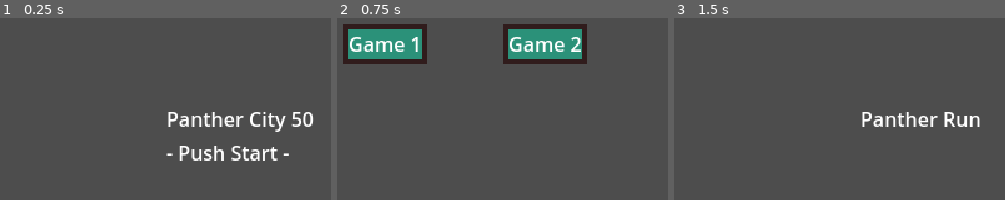
Above: before the commit, frames 1-3 (left to right).
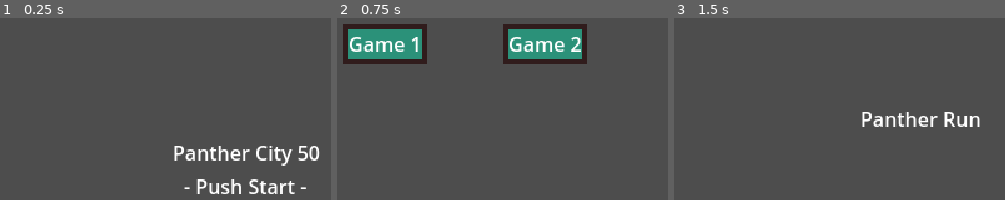
Above: after the commit, the same moments.

Repository: Panther-City-Game-Guild/PantherCity50
Game: Godot game, scene res://BaseGame/Scenes/Title.tscn
The game is run twice, just before and just after one commit, with the same random seed, the same clock (stepped at 60 frames per second) and the same inputs. Before the commit the project starts from res://BaseGame/Scene/Title.tscn.
Inputs (mouse positions are in pixels of both pictures, inside the frame that each line leads up to):
- Up to frame 1 (0.25 s): no input
- Up to frame 2 (0.75 s): tap Enter (ui_accept) at 0.5, 0.6 s; move the mouse to (outside the picture) at 0.52 s; click (outside the picture) at 0.67 s
- Up to frame 3 (1.5 s): tap Enter (ui_accept) at 0.77, 1.07, 1.25, 1.35 s; move the mouse to (720, 43) at 1.27 s; click (720, 43) at 1.42 s

The runs differ from the first frame. In frame 1, 5.1% of the frame differs, in the area x 50-97%, y 51-97%; in frame 2, nothing differs; in frame 3, nothing differs.

Commit message:
Added settings manager
Added scene and settings manager.
Alt + O will open settings manager
Click X to close settings and save
Press ESC to close settings and save

Diff:
--- a/panther-city-50/BaseGame/Scene/Title.tscn
+++ /dev/null
@@ -1,22 +0,0 @@
-[gd_scene load_steps=2 format=3 uid="uid://dqhcf7vrbp4m"]
-
-[ext_resource type="Script" path="res://BaseGame/Scene/title.gd" id="1_80vbv"]
-
-[node name="Title" type="Node2D"]
-script = ExtResource("1_80vbv")
-
-[node name="VBoxContainer" type="VBoxContainer" parent="."]
-offset_left = 256.0
-offset_top = 128.0
-offset_right = 374.0
-offset_bottom = 178.0
-size_flags_horizontal = 4
-alignment = 1
-
-[node name="Title" type="Label" parent="VBoxContainer"]
-layout_mode = 2
-text = "Panther City 50"
-
-[node name="Label" type="Label" parent="VBoxContainer"]
-layout_mode = 2
-text = "- Push Start -"
--- /dev/null
+++ b/panther-city-50/BaseGame/Scenes/Title.tscn
@@ -0,0 +1,45 @@
+[gd_scene load_steps=2 format=3 uid="uid://dqhcf7vrbp4m"]
+
+[ext_resource type="Script" path="res://BaseGame/Scripts/title.gd" id="1_80vbv"]
+
+[node name="Title" type="Node2D"]
+script = ExtResource("1_80vbv")
+
+[node name="Control" type="Control" parent="."]
+layout_mode = 3
+anchors_preset = 15
+anchor_right = 1.0
+anchor_bottom = 1.0
+offset_right = 640.0
+offset_bottom = 360.0
+grow_horizontal = 2
+grow_vertical = 2
+size_flags_horizontal = 3
+size_flags_vertical = 3
+
+[node name="VBoxContainer" type="VBoxContainer" parent="Control"]
+layout_mode = 1
+anchors_preset = 8
+anchor_left = 0.5
+anchor_top = 0.5
+anchor_right = 0.5
+anchor_bottom = 0.5
+offset_left = -59.0
+offset_top = -25.0
+offset_right = 59.0
+offset_bottom = 25.0
+grow_horizontal = 2
+grow_vertical = 2
+size_flags_horizontal = 6
+size_flags_vertical = 6
+
+[node name="Title" type="Label" parent="Control/VBoxContainer"]
+layout_mode = 2
+text = "Panther City 50"
+horizontal_alignment = 1
+
+[node name="Label" type="Label" parent="Control/VBoxContainer"]
+layout_mode = 2
+text = "- Push Start -"
+horizontal_alignment = 1
+vertical_alignment = 1
--- a/panther-city-50/BaseGame/Scene/game_icon.tscn
+++ b/panther-city-50/BaseGame/Scenes/game_icon.tscn
@@ -1,6 +1,6 @@
 [gd_scene load_steps=3 format=3 uid="uid://cpv30ys7cri18"]
 
-[ext_resource type="Script" path="res://BaseGame/Scene/game_icon.gd" id="1_kcomn"]
+[ext_resource type="Script" path="res://BaseGame/Scripts/game_icon.gd" id="1_kcomn"]
 
 [sub_resource type="StyleBoxFlat" id="StyleBoxFlat_2swse"]
 bg_color = Color(0.167226, 0.567448, 0.472763, 1)
--- a/panther-city-50/BaseGame/Scene/game_selection.tscn
+++ b/panther-city-50/BaseGame/Scenes/game_selection.tscn
@@ -1,7 +1,7 @@
 [gd_scene load_steps=5 format=3 uid="uid://c3jgspcs6f2hh"]
 
-[ext_resource type="Script" path="res://BaseGame/Scene/game_selection.gd" id="1_o5o45"]
-[ext_resource type="PackedScene" uid="uid://cpv30ys7cri18" path="res://BaseGame/Scene/game_icon.tscn" id="2_gmh68"]
+[ext_resource type="Script" path="res://BaseGame/Scripts/game_selection.gd" id="1_o5o45"]
+[ext_resource type="PackedScene" uid="uid://cpv30ys7cri18" path="res://BaseGame/Scenes/game_icon.tscn" id="2_gmh68"]
 [ext_resource type="PackedScene" uid="uid://bxm83yrjwjamq" path="res://PantherRun/PantherRunTitle.tscn" id="3_dduoo"]
 [ext_resource type="PackedScene" uid="uid://bnah6d37dam5s" path="res://PanterEscapeFromZoo/PantherEscapeTitle.tscn" id="4_7204n"]
 
--- /dev/null
+++ b/panther-city-50/BaseGame/Scenes/scene_manager.tscn
@@ -0,0 +1,14 @@
+[gd_scene load_steps=4 format=3 uid="uid://d0vtyibse6166"]
+
+[ext_resource type="Script" path="res://BaseGame/Scripts/scene_manager.gd" id="1_2pxw6"]
+[ext_resource type="PackedScene" uid="uid://dki3fjlqnltpg" path="res://BaseGame/Scenes/settings_manager.tscn" id="1_6aohf"]
+[ext_resource type="PackedScene" uid="uid://c3jgspcs6f2hh" path="res://BaseGame/Scenes/game_selection.tscn" id="2_0b68w"]
+
+[node name="SceneManager" type="Node"]
+script = ExtResource("1_2pxw6")
+
+[node name="SettingsManager" parent="." instance=ExtResource("1_6aohf")]
+visible = false
+z_index = 100
+
+[node name="GameSelection" parent="." instance=ExtResource("2_0b68w")]
--- /dev/null
+++ b/panther-city-50/BaseGame/Scenes/settings_manager.tscn
@@ -0,0 +1,280 @@
+[gd_scene load_steps=7 format=3 uid="uid://dki3fjlqnltpg"]
+
+[ext_resource type="Script" path="res://BaseGame/Scripts/settings_manager.gd" id="1_3m01y"]
+
+[sub_resource type="StyleBoxFlat" id="StyleBoxFlat_7cky1"]
+bg_color = Color(0.156863, 0.156863, 0.156863, 1)
+
+[sub_resource type="StyleBoxFlat" id="StyleBoxFlat_xav36"]
+content_margin_left = 10.0
+content_margin_top = 10.0
+content_margin_right = 10.0
+content_margin_bottom = 10.0
+bg_color = Color(0.0784314, 0.0784314, 0.0784314, 1)
+
+[sub_resource type="StyleBoxFlat" id="StyleBoxFlat_6enmm"]
+content_margin_left = 6.0
+content_margin_top = 3.0
+content_margin_right = 6.0
+content_margin_bottom = 3.0
+bg_color = Color(0.529412, 0.415686, 0.188235, 1)
+
+[sub_resource type="StyleBoxFlat" id="StyleBoxFlat_gsxea"]
+bg_color = Color(0, 0.466667, 0, 1)
+corner_radius_top_left = 5
+corner_radius_top_right = 5
+corner_radius_bottom_right = 5
+corner_radius_bottom_left = 5
+
+[sub_resource type="StyleBoxFlat" id="StyleBoxFlat_in6xm"]
+bg_color = Color(0, 0.466667, 0, 1)
+corner_radius_top_left = 5
+corner_radius_top_right = 5
+corner_radius_bottom_right = 5
+corner_radius_bottom_left = 5
+
+[node name="SettingsManager" type="Control"]
+layout_mode = 3
+anchors_preset = 15
+anchor_right = 1.0
+anchor_bottom = 1.0
+grow_horizontal = 2
+grow_vertical = 2
+script = ExtResource("1_3m01y")
+
+[node name="Background" type="Panel" parent="."]
+layout_mode = 1
+anchors_preset = 15
+anchor_right = 1.0
+anchor_bottom = 1.0
+grow_horizontal = 2
+grow_vertical = 2
+theme_override_styles/panel = SubResource("StyleBoxFlat_7cky1")
+
+[node name="PanelContainer" type="PanelContainer" parent="."]
+custom_minimum_size = Vector2(300, 0)
+layout_mode = 1
+anchors_preset = 8
+anchor_left = 0.5
+anchor_top = 0.5
+anchor_right = 0.5
+anchor_bottom = 0.5
+offset_left = -230.0
+offset_top = -114.5
+offset_right = 230.0
+offset_bottom = 114.5
+grow_horizontal = 2
+grow_vertical = 2
+theme_override_styles/panel = SubResource("StyleBoxFlat_xav36")
+
+[node name="SettingsOuterVBox" type="VBoxContainer" parent="PanelContainer"]
+layout_mode = 2
+
+[node name="TitleBar" type="HBoxContainer" parent="PanelContainer/SettingsOuterVBox"]
+layout_mode = 2
+
+[node name="SettingsLabel" type="Label" parent="PanelContainer/SettingsOuterVBox/TitleBar"]
+layout_mode = 2
+theme_override_constants/outline_size = 3
+theme_override_font_sizes/font_size = 30
+text = "Settings"
+
+[node name="Button" type="Button" parent="PanelContainer/SettingsOuterVBox/TitleBar"]
+layout_mode = 2
+size_flags_horizontal = 10
+size_flags_vertical = 0
+theme_override_font_sizes/font_size = 20
+theme_override_styles/normal = SubResource("StyleBoxFlat_6enmm")
+text = "X"
+
+[node name="SettingsHBox" type="HBoxContainer" parent="PanelContainer/SettingsOuterVBox"]
+layout_mode = 2
+theme_override_constants/separation = 40
+
+[node name="VBoxLeft" type="VBoxContainer" parent="PanelContainer/SettingsOuterVBox/SettingsHBox"]
+layout_mode = 2
+theme_override_constants/separation = 15
+
+[node name="MasterVBox" type="VBoxContainer" parent="PanelContainer/SettingsOuterVBox/SettingsHBox/VBoxLeft"]
+layout_mode = 2
+
+[node name="MasterHBox" type="HBoxContainer" parent="PanelContainer/SettingsOuterVBox/SettingsHBox/VBoxLeft/MasterVBox"]
+layout_mode = 2
+
+[node name="MasterLabel" type="Label" parent="PanelContainer/SettingsOuterVBox/SettingsHBox/VBoxLeft/MasterVBox/MasterHBox"]
+layout_mode = 2
+theme_override_colors/font_outline_color = Color(0, 0, 0, 1)
+theme_override_constants/outline_size = 3
+text = "Master Volume"
+
+[node name="MasterVolLbl" type="Label" parent="PanelContainer/SettingsOuterVBox/SettingsHBox/VBoxLeft/MasterVBox/MasterHBox"]
+layout_mode = 2
+size_flags_horizontal = 10
+theme_override_constants/outline_size = 3
+text = "100"
+
+[node name="MasterVolumeSlider" type="HSlider" parent="PanelContainer/SettingsOuterVBox/SettingsHBox/VBoxLeft/MasterVBox"]
+clip_contents = true
+custom_minimum_size = Vector2(200, 0)
+layout_mode = 2
+size_flags_vertical = 4
+theme_override_styles/grabber_area = SubResource("StyleBoxFlat_gsxea")
+theme_override_styles/grabber_area_highlight = SubResource("StyleBoxFlat_in6xm")
+value = 70.0
+tick_count = 10
+ticks_on_borders = true
+
+[node name="MusicVBox" type="VBoxContainer" parent="PanelContainer/SettingsOuterVBox/SettingsHBox/VBoxLeft"]
+layout_mode = 2
+
+[node name="MusicHBox" type="HBoxContainer" parent="PanelContainer/SettingsOuterVBox/SettingsHBox/VBoxLeft/MusicVBox"]
+layout_mode = 2
+
+[node name="MusicLbl" type="Label" parent="PanelContainer/SettingsOuterVBox/SettingsHBox/VBoxLeft/MusicVBox/MusicHBox"]
+layout_mode = 2
+theme_override_colors/font_outline_color = Color(0, 0, 0, 1)
+theme_override_constants/outline_size = 3
+text = "Music Volume"
+
+[node name="MusicVolLbl" type="Label" parent="PanelContainer/SettingsOuterVBox/SettingsHBox/VBoxLeft/MusicVBox/MusicHBox"]
+layout_mode = 2
+size_flags_horizontal = 10
+theme_override_constants/outline_size = 3
+text = "100"
+
+[node name="MusicVolumeSlider" type="HSlider" parent="PanelContainer/SettingsOuterVBox/SettingsHBox/VBoxLeft/MusicVBox"]
+clip_contents = true
+custom_minimum_size = Vector2(200, 0)
+layout_mode = 2
+size_flags_vertical = 4
+theme_override_styles/grabber_area = SubResource("StyleBoxFlat_gsxea")
+theme_override_styles/grabber_area_highlight = SubResource("StyleBoxFlat_in6xm")
+value = 20.0
+tick_count = 10
+ticks_on_borders = true
+
+[node name="FXVBox" type="VBoxContainer" parent="PanelContainer/SettingsOuterVBox/SettingsHBox/VBoxLeft"]
+layout_mode = 2
+
+[node name="FXHBox" type="HBoxContainer" parent="PanelContainer/SettingsOuterVBox/SettingsHBox/VBoxLeft/FXVBox"]
+layout_mode = 2
+
+[node name="FXLabel" type="Label" parent="PanelContainer/SettingsOuterVBox/SettingsHBox/VBoxLeft/FXVBox/FXHBox"]
+layout_mode = 2
+theme_override_colors/font_outline_color = Color(0, 0, 0, 1)
+theme_override_constants/outline_size = 3
+text = "Sound FX Volume"
+
+[node name="FXVolLbl" type="Label" parent="PanelContainer/SettingsOuterVBox/SettingsHBox/VBoxLeft/FXVBox/FXHBox"]
+layout_mode = 2
+size_flags_horizontal = 10
+theme_override_constants/outline_size = 3
+text = "100"
+
+[node name="FXVolumeSlider" type="HSlider" parent="PanelContainer/SettingsOuterVBox/SettingsHBox/VBoxLeft/FXVBox"]
+clip_contents = true
+custom_minimum_size = Vector2(200, 0)
+layout_mode = 2
+size_flags_vertical = 4
+theme_override_styles/grabber_area = SubResource("StyleBoxFlat_gsxea")
+theme_override_styles/grabber_area_highlight = SubResource("StyleBoxFlat_in6xm")
+value = 70.0
+tick_count = 10
+ticks_on_borders = true
+
+[node name="VBoxRight" type="VBoxContainer" parent="PanelContainer/SettingsOuterVBox/SettingsHBox"]
+visible = false
+layout_mode = 2
+theme_override_constants/separation = 15
+
+[node name="MasterVBox" type="VBoxContainer" parent="PanelContainer/SettingsOuterVBox/SettingsHBox/VBoxRight"]
+layout_mode = 2
+
+[node name="MasterHBox" type="HBoxContainer" parent="PanelContainer/SettingsOuterVBox/SettingsHBox/VBoxRight/MasterVBox"]
+layout_mode = 2
+
+[node name="MasterLabel" type="Label" parent="PanelContainer/SettingsOuterVBox/SettingsHBox/VBoxRight/MasterVBox/MasterHBox"]
+layout_mode = 2
+theme_override_colors/font_outline_color = Color(0, 0, 0, 1)
+theme_override_constants/outline_size = 3
+text = "Master Volume"
+
+[node name="MasterVolLbl" type="Label" parent="PanelContainer/SettingsOuterVBox/SettingsHBox/VBoxRight/MasterVBox/MasterHBox"]
+layout_mode = 2
+size_flags_horizontal = 10
+theme_override_constants/outline_size = 3
+text = "100"
+
+[node name="MasterVolumeSlider" type="HSlider" parent="PanelContainer/SettingsOuterVBox/SettingsHBox/VBoxRight/MasterVBox"]
+clip_contents = true
+custom_minimum_size = Vector2(200, 0)
+layout_mode = 2
+size_flags_vertical = 4
+theme_override_styles/grabber_area = SubResource("StyleBoxFlat_gsxea")
+theme_override_styles/grabber_area_highlight = SubResource("StyleBoxFlat_in6xm")
+value = 70.0
+tick_count = 10
+ticks_on_borders = true
+
+[node name="MusicVBox" type="VBoxContainer" parent="PanelContainer/SettingsOuterVBox/SettingsHBox/VBoxRight"]
+layout_mode = 2
+
+[node name="MusicHBox" type="HBoxContainer" parent="PanelContainer/SettingsOuterVBox/SettingsHBox/VBoxRight/MusicVBox"]
+layout_mode = 2
+
+[node name="MusicLbl" type="Label" parent="PanelContainer/SettingsOuterVBox/SettingsHBox/VBoxRight/MusicVBox/MusicHBox"]
+layout_mode = 2
+theme_override_colors/font_outline_color = Color(0, 0, 0, 1)
+theme_override_constants/outline_size = 3
+text = "Music Volume"
+
+[node name="MusicVolLbl" type="Label" parent="PanelContainer/SettingsOuterVBox/SettingsHBox/VBoxRight/MusicVBox/MusicHBox"]
+layout_mode = 2
+size_flags_horizontal = 10
+theme_override_constants/outline_size = 3
+text = "100"
+
+[node name="MusicVolumeSlider" type="HSlider" parent="PanelContainer/SettingsOuterVBox/SettingsHBox/VBoxRight/MusicVBox"]
+clip_contents = true
+custom_minimum_size = Vector2(200, 0)
+layout_mode = 2
+size_flags_vertical = 4
+theme_override_styles/grabber_area = SubResource("StyleBoxFlat_gsxea")
+theme_override_styles/grabber_area_highlight = SubResource("StyleBoxFlat_in6xm")
+value = 20.0
+tick_count = 10
+ticks_on_borders = true
+
+[node name="FXVBox" type="VBoxContainer" parent="PanelContainer/SettingsOuterVBox/SettingsHBox/VBoxRight"]
+layout_mode = 2
+
+[node name="FXHBox" type="HBoxContainer" parent="PanelContainer/SettingsOuterVBox/SettingsHBox/VBoxRight/FXVBox"]
+layout_mode = 2
+
+[node name="FXLabel" type="Label" parent="PanelContainer/SettingsOuterVBox/SettingsHBox/VBoxRight/FXVBox/FXHBox"]
+layout_mode = 2
+theme_override_colors/font_outline_color = Color(0, 0, 0, 1)
+theme_override_constants/outline_size = 3
+text = "Sound FX Volume"
+
+[node name="FXVolLbl" type="Label" parent="PanelContainer/SettingsOuterVBox/SettingsHBox/VBoxRight/FXVBox/FXHBox"]
+layout_mode = 2
+size_flags_horizontal = 10
+theme_override_constants/outline_size = 3
+text = "100"
+
+[node name="FXVolumeSlider" type="HSlider" parent="PanelContainer/SettingsOuterVBox/SettingsHBox/VBoxRight/FXVBox"]
+clip_contents = true
+custom_minimum_size = Vector2(200, 0)
+layout_mode = 2
+size_flags_vertical = 4
+theme_override_styles/grabber_area = SubResource("StyleBoxFlat_gsxea")
+theme_override_styles/grabber_area_highlight = SubResource("StyleBoxFlat_in6xm")
+value = 70.0
+tick_count = 10
+ticks_on_borders = true
+
+[connection signal="pressed" from="PanelContainer/SettingsOuterVBox/TitleBar/Button" to="." method="_on_button_pressed"]
+[connection signal="value_changed" from="PanelContainer/SettingsOuterVBox/SettingsHBox/VBoxLeft/MasterVBox/MasterVolumeSlider" to="." method="_on_master_volume_slider_value_changed"]
+[connection signal="value_changed" from="PanelContainer/SettingsOuterVBox/SettingsHBox/VBoxLeft/MusicVBox/MusicVolumeSlider" to="." method="_on_music_volume_slider_value_changed"]
+[connection signal="value_changed" from="PanelContainer/SettingsOuterVBox/SettingsHBox/VBoxLeft/FXVBox/FXVolumeSlider" to="." method="_on_fx_volume_slider_value_changed"]
--- /dev/null
+++ b/panther-city-50/BaseGame/Scripts/scene_manager.gd
@@ -0,0 +1,8 @@
+extends Node
+
+func _process(delta: float) -> void:
+	if Input.is_action_just_pressed("toggle_settings_manager"):
+		if $SettingsManager.visible:
+			$SettingsManager.visible = false
+		else:
+			$SettingsManager.visible = true
--- /dev/null
+++ b/panther-city-50/BaseGame/Scripts/settings_manager.gd
@@ -0,0 +1,101 @@
+extends Control
+
+### VARIABLES ###
+# Where settings get saved
+const CONFIG_PATH = "user://config.ini"
+
+# Define various sections in the Config File
+const VOLUME_SECTION = "Volume Settings"
+const GLOBAL_SECTION = "Global Settings"
+
+# Volume min and Volume max
+const VOLUME_RANGE = [ 0, 100 ]
+
+# Default volume settings; used on first load or corrupted config file
+const DEFAULT_VOLUME_SETTINGS: Dictionary =  {
+	"master_volume": 70,		# 0-100
+	"music_volume": 10,			# 0-100
+	"fx_volume": 70,			# 0-100
+}
+
+### FUNCTIONS ###
+# Called to verify integer settings values
+func verifySettingInt(i, array):
+	# Check if i is an int and if it's within the correct range
+	if i is int && i >= array[0] && i <= array[1]:
+		return i
+	else:
+		return array[0]
+
+# Called to load saved or default volume settings
+func loadVolumeSettings() -> void:
+	var config_file = ConfigFile.new()
+	var err = config_file.load(CONFIG_PATH)
+
+	# Exit function if error (e.g., when no file exists)
+	if err != OK:
+		Globals.Current_Volume_Settings.master_volume = DEFAULT_VOLUME_SETTINGS.master_volume
+		Globals.Current_Volume_Settings.music_volume = DEFAULT_VOLUME_SETTINGS.music_volume
+		Globals.Current_Volume_Settings.fx_volume = DEFAULT_VOLUME_SETTINGS.fx_volume
+		saveVolumeSettings()
+		return
+
+	# Retrieve saved volume settings
+	Globals.Current_Volume_Settings.master_volume = verifySettingInt(config_file.get_value(VOLUME_SECTION, "master", DEFAULT_VOLUME_SETTINGS.master_volume), VOLUME_RANGE)
+	Globals.Current_Volume_Settings.music_volume = verifySettingInt(config_file.get_value(VOLUME_SECTION, "music", DEFAULT_VOLUME_SETTINGS.music_volume), VOLUME_RANGE)
+	Globals.Current_Volume_Settings.fx_volume = verifySettingInt(config_file.get_value(VOLUME_SECTION, "fx", DEFAULT_VOLUME_SETTINGS.fx_volume), VOLUME_RANGE)
+
+# Called when a volume setting is changed
+func saveVolumeSettings():
+	var config_file = ConfigFile.new()
+	config_file.set_value(VOLUME_SECTION, "master", int(Globals.Current_Volume_Settings.master_volume))
+	config_file.set_value(VOLUME_SECTION, "music", int(Globals.Current_Volume_Settings.music_volume))
+	config_file.set_value(VOLUME_SECTION, "fx", int(Globals.Current_Volume_Settings.fx_volume))
+	config_file.save(CONFIG_PATH)
+	return
+
+# Called to update various volume sliders
+func updateVolumeSliders():
+	$PanelContainer/SettingsOuterVBox/SettingsHBox/VBoxLeft/MasterVBox/MasterVolumeSlider.value = Globals.Current_Volume_Settings.master_volume
+	$PanelContainer/SettingsOuterVBox/SettingsHBox/VBoxLeft/MusicVBox/MusicVolumeSlider.value = Globals.Current_Volume_Settings.music_volume
+	$PanelContainer/SettingsOuterVBox/SettingsHBox/VBoxLeft/FXVBox/FXVolumeSlider.value = Globals.Current_Volume_Settings.fx_volume
+
+# Called to update the volume labels with associated sliders
+func updateVolumeLabels():
+	$PanelContainer/SettingsOuterVBox/SettingsHBox/VBoxLeft/MasterVBox/MasterHBox/MasterVolLbl.text = str(Globals.Current_Volume_Settings.master_volume)
+	$PanelContainer/SettingsOuterVBox/SettingsHBox/VBoxLeft/MusicVBox/MusicHBox/MusicVolLbl.text = str(Globals.Current_Volume_Settings.music_volume)
+	$PanelContainer/SettingsOuterVBox/SettingsHBox/VBoxLeft/FXVBox/FXHBox/FXVolLbl.text = str(Globals.Current_Volume_Settings.fx_volume)
+
+# Called when the node enters the scene tree for the first time.
+func _ready() -> void:
+	hide() 					# Hide the SettingsManager by default
+	loadVolumeSettings()	# Load the saved settings, or defaults
+	updateVolumeSliders()	# Update volume sliders to reflect values
+	updateVolumeLabels()	# Update volume labels to reflect values
+
+# Called every frame. 'delta' is the elapsed time since the previous frame.
+func _process(delta: float) -> void:
+	# When the SettingsManager is closed, save the settings
+	if Input.is_action_just_pressed("ui_cancel"):
+		hide()
+		saveVolumeSettings()
+
+# Called when the 'X' button is pressed in the window
+func _on_button_pressed() -> void:
+	hide()
+	saveVolumeSettings()
+
+# Called when the user changes the MasterVolumeSlider
+func _on_master_volume_slider_value_changed(value: float) -> void:
+	Globals.Current_Volume_Settings.master_volume = $PanelContainer/SettingsOuterVBox/SettingsHBox/VBoxLeft/MasterVBox/MasterVolumeSlider.value
+	updateVolumeLabels()
+
+# Called when the user changes the MusicVolumeSlider
+func _on_music_volume_slider_value_changed(value: float) -> void:
+	Globals.Current_Volume_Settings.music_volume = $PanelContainer/SettingsOuterVBox/SettingsHBox/VBoxLeft/MusicVBox/MusicVolumeSlider.value
+	updateVolumeLabels()
+
+# Called when the user changes the FXVolumeSlider
+func _on_fx_volume_slider_value_changed(value: float) -> void:
+	Globals.Current_Volume_Settings.fx_volume = $PanelContainer/SettingsOuterVBox/SettingsHBox/VBoxLeft/FXVBox/FXVolumeSlider.value
+	updateVolumeLabels()
--- a/panther-city-50/BaseGame/Scene/title.gd
+++ b/panther-city-50/BaseGame/Scripts/title.gd
@@ -3,4 +3,4 @@
 # Called every frame. 'delta' is the elapsed time since the previous frame.
 func _process(delta: float) -> void:
 	if(Input.is_action_just_pressed("ui_accept")):
-		get_tree().change_scene_to_file(Scenes.GameSelection)
+		get_tree().change_scene_to_file(Scenes.SceneManager)
--- a/panther-city-50/GlobalScripts/globals.gd
+++ b/panther-city-50/GlobalScripts/globals.gd
@@ -1,3 +1,23 @@
 extends Node
 
 #this file will store Global var that can be read from anywhere in the game
+
+# Volume settings are included by default and changed by the SettingsManager
+	# Do not alter this variable within your game; use the SettingsManager
+var Current_Volume_Settings: Dictionary = {
+	"master_volume": null,
+	"music_volume": null,
+	"fx_volume": null
+}
+
+# Globally available settings that can be used to store different settings
+	# Used to hold additional settings for your game, as needed
+var Current_Settings : Dictionary = { }
+
+# A global variable playground for your game
+	# Add these programatically when your game loads
+	# Use Globals.Game_Globals.get_or_add(varName, varValue) to create a dictionary entry
+	# Use Globals.Game_Globals.varName to retrieve the value
+	# 	Alternatively, use Globals.Game_Globals.get("varName") to retrieve the value
+	# TODO: Clean up when someone leaves a game (performed by the SceneManager)
+var Game_Globals: Dictionary = {}
--- a/panther-city-50/GlobalScripts/scenes.gd
+++ b/panther-city-50/GlobalScripts/scenes.gd
@@ -1,8 +1,11 @@
 extends Node
 
 # This global will keep track of Scene names for easy switching
-@onready var BaseGameTitle := "res://BaseGame/Scene/Title.tscn"
-@onready var GameSelection := "res://BaseGame/Scene/game_selection.tscn"
+@onready var BaseGameTitle := "res://BaseGame/Scenes/Title.tscn"
+@onready var SceneManager := "res://BaseGame/Scenes/scene_manager.tscn"
+@onready var SettingsManager := "res://BaseGame/Scenes/settings_manager.tscn"
+@onready var GameSelection := "res://BaseGame/Scenes/game_selection.tscn"
+
 
 
 
--- a/panther-city-50/project.godot
+++ b/panther-city-50/project.godot
@@ -11,7 +11,7 @@
 [application]
 
 config/name="Panther City 50"
-run/main_scene="res://BaseGame/Scene/Title.tscn"
+run/main_scene="res://BaseGame/Scenes/Title.tscn"
 config/features=PackedStringArray("4.3", "Forward Plus")
 config/icon="res://icon.svg"
 
@@ -28,6 +28,14 @@
 window/size/window_height_override=720
 window/stretch/mode="viewport"
 
+[input]
+
+toggle_settings_manager={
+"deadzone": 0.5,
+"events": [Object(InputEventKey,"resource_local_to_scene":false,"resource_name":"","device":-1,"window_id":0,"alt_pressed":true,"shift_pressed":false,"ctrl_pressed":false,"meta_pressed":false,"pressed":false,"keycode":0,"physical_keycode":79,"key_label":0,"unicode":111,"location":0,"echo":false,"script":null)
+]
+}
+
 [rendering]
 
 textures/canvas_textures/default_texture_filter=0
Renamed: panther-city-50/BaseGame/Scene/game_icon.gd -> panther-city-50/BaseGame/Scripts/game_icon.gd
Renamed: panther-city-50/BaseGame/Scene/game_selection.gd -> panther-city-50/BaseGame/Scripts/game_selection.gd
